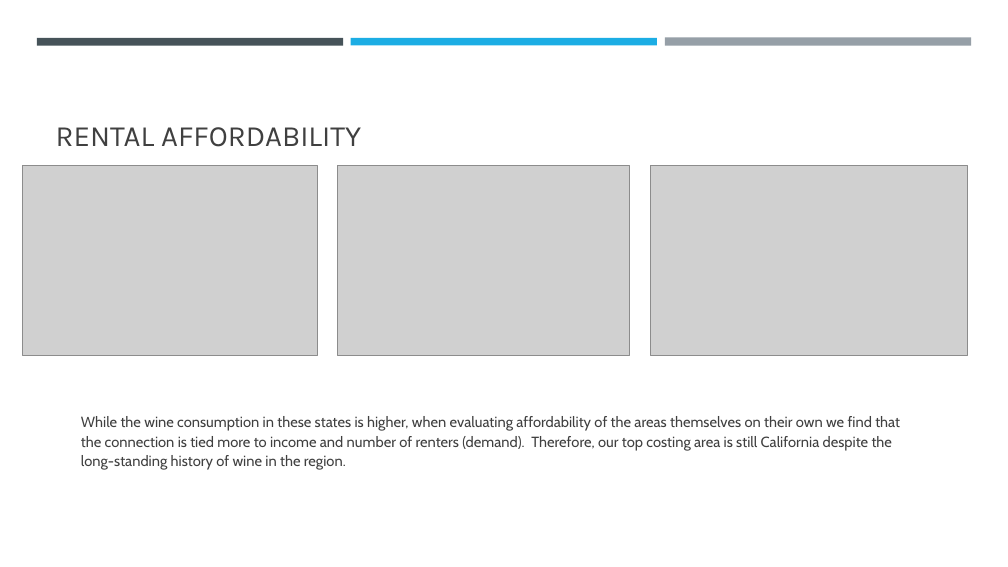
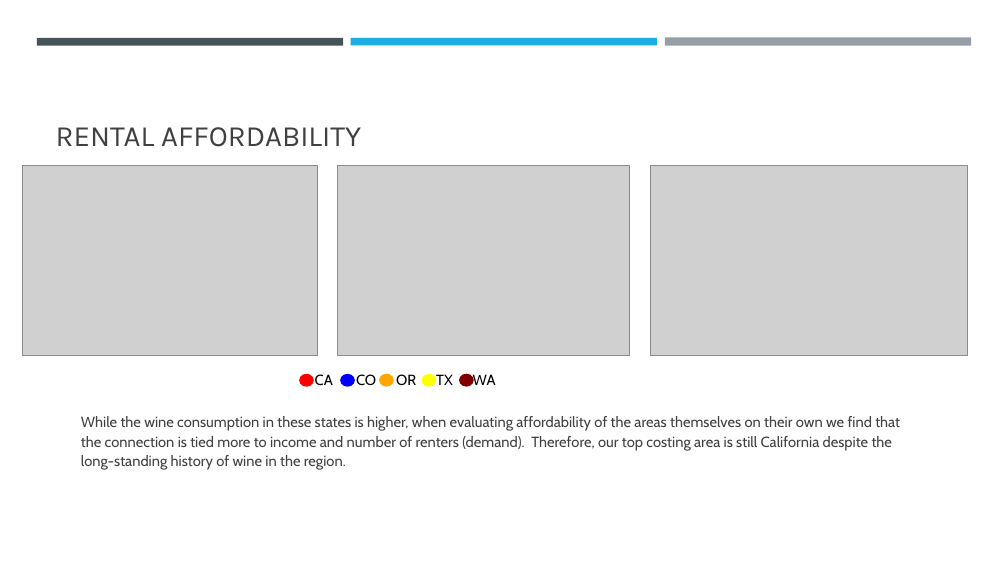
Before and after one commit to epayne323/ProjectOneRepo, a slide deck: slide 6 of Presentation/ProjectOne_Presentation_Final.pptx. Drawn at 1008x567 pixels with LibreOffice and Linux fonts; fonts in the diff are those of the drawing; grey boxes stand for pictures. Boxes give left, top, right and bottom in pixels: in the first picture for what was removed or moved away, otherwise in the second. Text is boxed around its words. In the diff, an @@ line names an element or a change of style, - is before the commit and + after.

Commit message:
updated final presentation

```diff
--- a/Presentation/ProjectOne_Presentation_Final.pptx
+++ b/Presentation/ProjectOne_Presentation_Final.pptx
@@ ellipse added at bbox=[300, 375, 313, 386], fill #FF0000, outline #FF0000 1.75 pt @@
@@ text added at bbox=[315, 374, 496, 386], 14 pt, text #000000 @@
+CA CO OR TX WA
@@ ellipse added at bbox=[341, 375, 354, 386], fill #0000FF, outline #0000FF 1.75 pt @@
@@ ellipse added at bbox=[380, 375, 393, 386], fill #FFA500, outline #FFA500 1.75 pt @@
@@ ellipse added at bbox=[423, 375, 436, 386], fill #FFFF00, outline #FFFF00 1.75 pt @@
@@ ellipse added at bbox=[460, 375, 473, 386], fill #800000, outline #800000 1.75 pt @@
```
